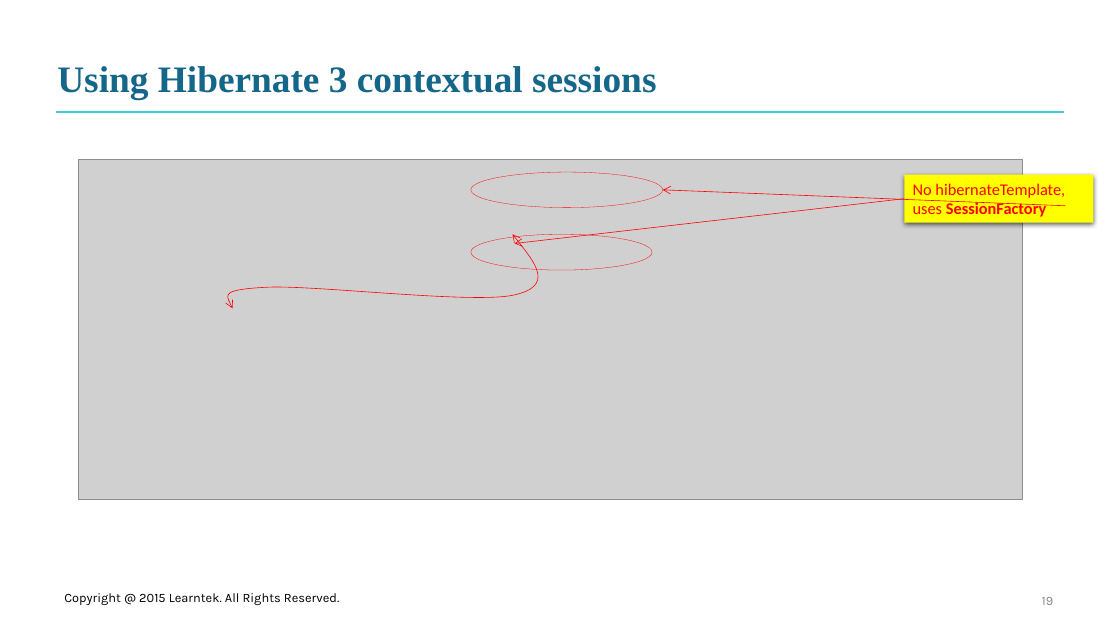
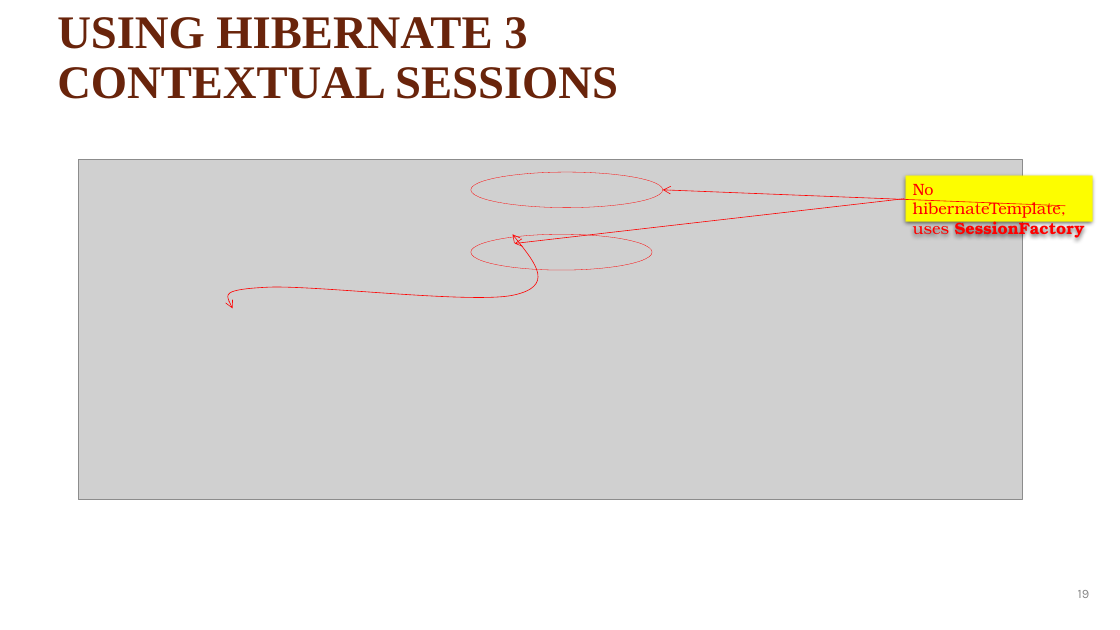
Before and after one commit to santoshkar/Spring, a slide deck: slide 19 of Presentations/Part-5-Spring hibernate.pptx. Drawn at 1120x630 pixels with LibreOffice and Linux fonts; fonts in the diff are those of the drawing; grey boxes stand for pictures; background and template pictures are left out. Boxes give left, top, right and bottom in pixels: in the first picture for what was removed or moved away, otherwise in the second. Text is boxed around its words. In the diff, an @@ line names an element or a change of style, - is before the commit and + after.

Commit message:
Removed learntek

```diff
--- a/Presentations/Part-5-Spring hibernate.pptx
+++ b/Presentations/Part-5-Spring hibernate.pptx
@@ title "USING HIBERNATE 3 CONTEXTUAL SESSIONS" at box(57, 17, 618, 99): vertical alignment bottom to middle @@
@@ title at box(57, 17, 618, 99): text changed; size 32 to 40 pt; text colour #156789 to #69240C @@
-Using Hibernate 3 contextual sessions
+USING HIBERNATE 3 CONTEXTUAL SESSIONS
@@ line removed from (56, 112) to (1065, 112) @@
@@ rectangle "No hibernateTemplate, uses SessionFactory" at box(905, 175, 1094, 223): font Calibri to TeX Gyre Bonum; shadow changed @@
@@ text removed at box(64, 593, 339, 605) @@
-Copyright @ 2015 Learntek. All Rights Reserved.
@@ page number: place and size @@
-page number at box(1042, 597, 1054, 605)
+page number at box(1078, 590, 1090, 598)
@@ ellipse added at box(1050, 575, 1087, 612), outline #FFFFFF 1 pt @@
```
Also in this commit, not shown: 19 other slides changed, 7 other files.
